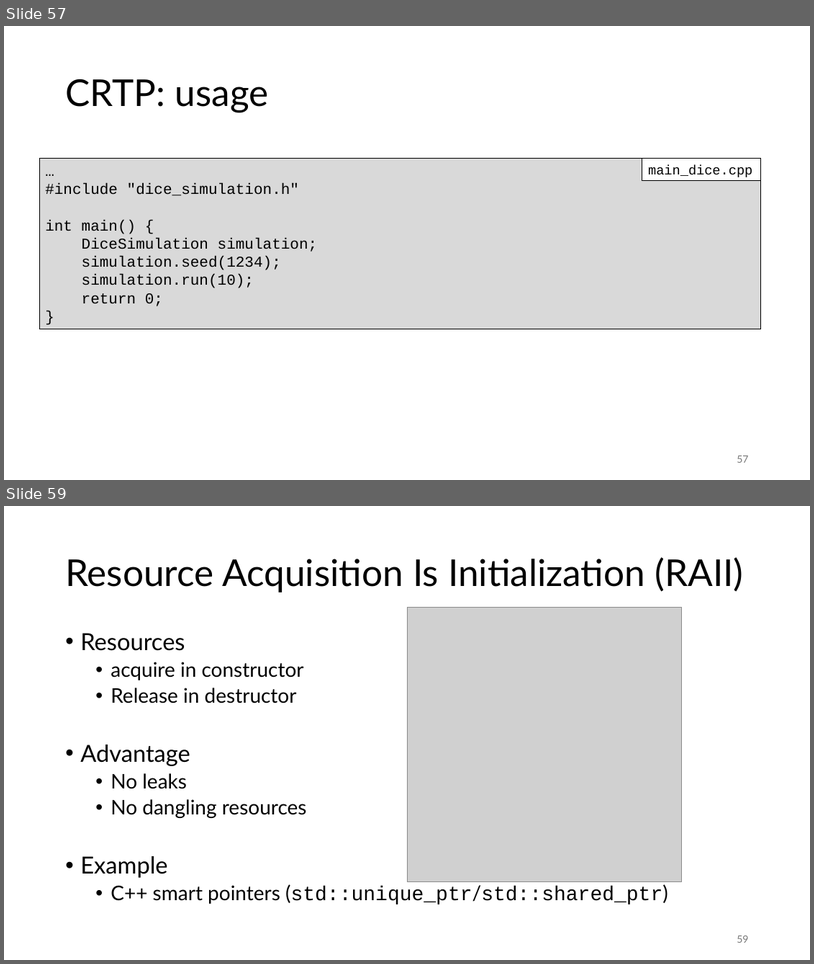
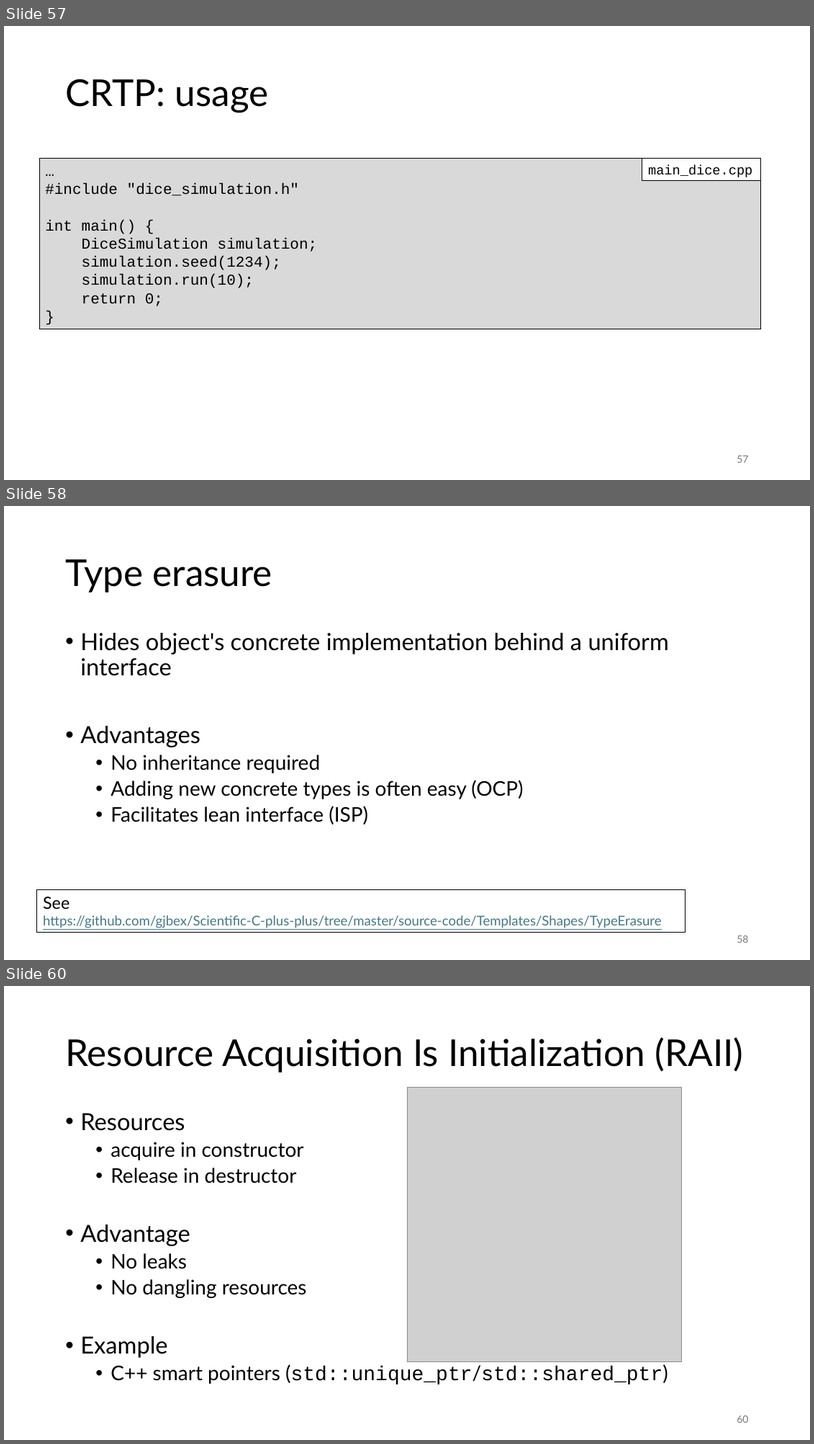
Before and after one commit to gjbex/C-plus-plus-software-engineering, a slide deck: cpp_software_engineering.pptx. Shown one above the other, each under a label of ours: slides 57 and 59 before the commit, slides 57, 58 and 60 after it; the slides between them are not shown. The pictures are 814x964 and 814x1444 pixels, drawn with LibreOffice and Linux fonts; fonts in the diff are those of the drawing; grey boxes stand for pictures. Boxes give left, top, right and bottom in pixels: in the first picture for what was removed or moved away, otherwise in the second. Text is boxed around its words. In the diff, an @@ line names an element or a change of style, - is before the commit and + after.

Commit message:
Add slide on type erasure

```diff
--- a/cpp_software_engineering.pptx
+++ b/cpp_software_engineering.pptx
@@ slide 58 added at [4,506,810,960], background #FFFFFF @@
@@ title added at [65,559,273,592], 44 pt, text #000000 @@
+Type erasure
@@ text added at [80,633,669,824], 24 pt, text #000000 @@
+• Hides object's concrete implementation behind a uniform interface
+• Advantages
+  • No inheritance required
+  • Adding new concrete types is often easy (OCP)
+  • Facilitates lean interface (ISP)
@@ rectangle added at [37,889,687,932], outline #000000 0.75 pt, 16 pt, text #467886, underline @@
+See
+https://github.com/gjbex/Scientific-C-plus-plus/tree/master/source-code/Templates/Shapes/TypeErasure
@@ page number added at [737,935,748,942], 12 pt, text #797979 @@
+58
@@ what was slide 59 is now slide 60 @@
@@ page number at [737,1415,748,1422]: text changed @@
-59
+60
```
Also in this commit, not shown: 2 slides changed.
